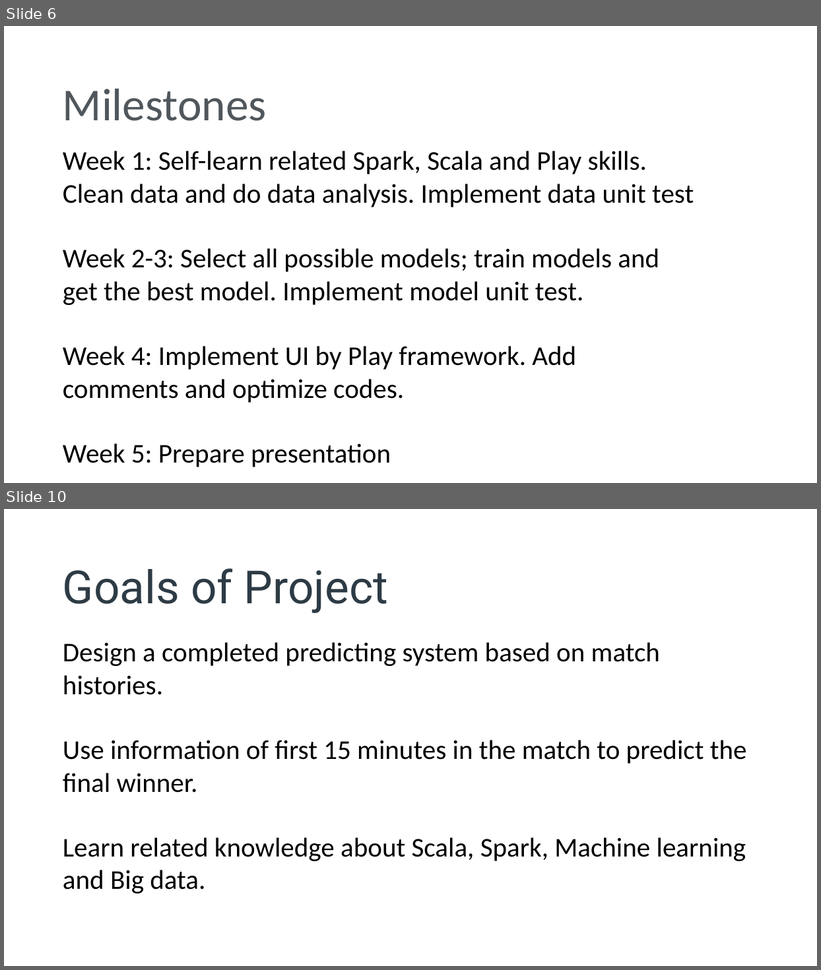
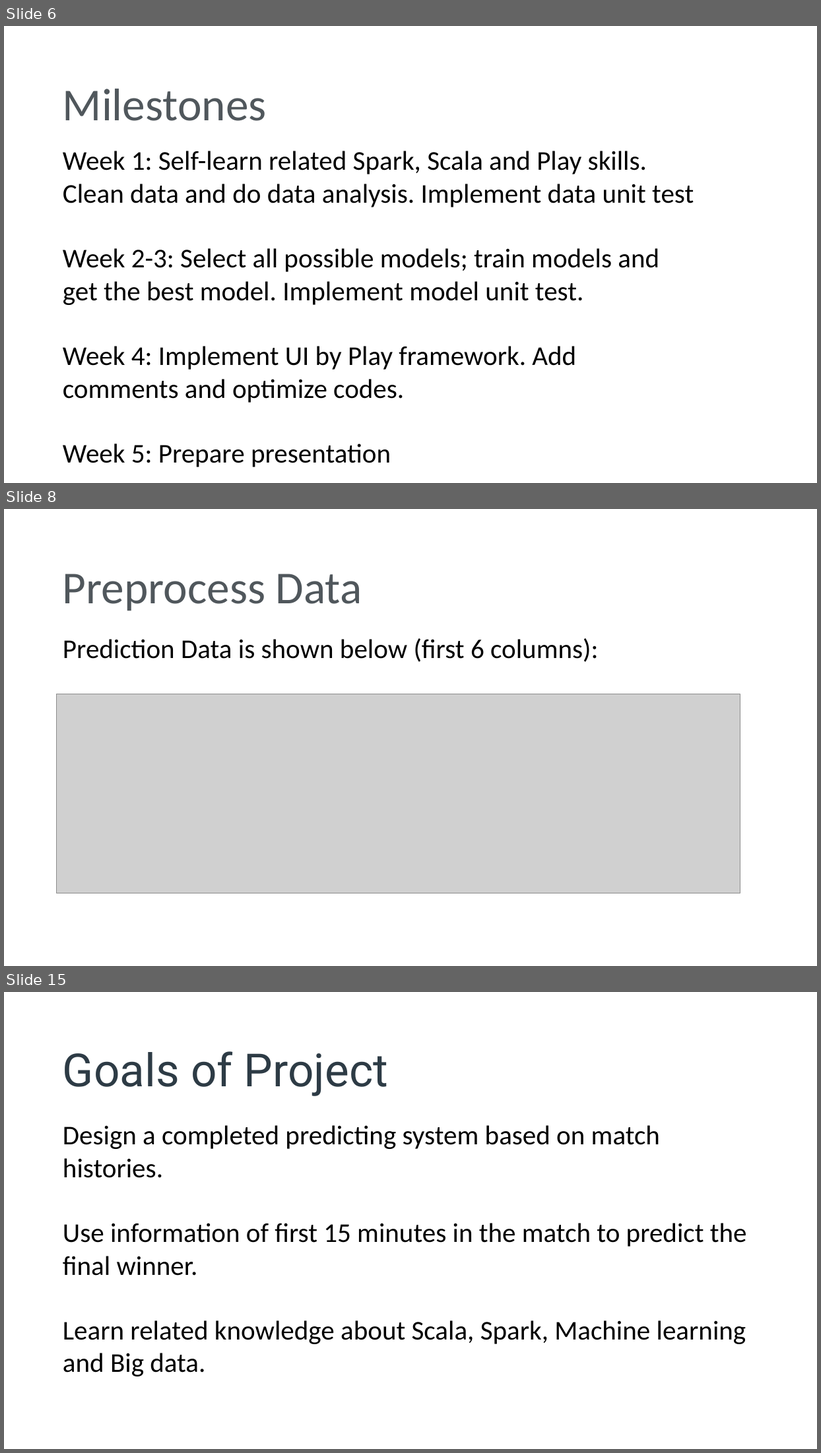
Before and after one commit to yougugugu/CSYE7200_Final_Project_Team7, a slide deck: Predicting Winner of LOL Match(final).pptx. Shown one above the other, each under a label of ours: slides 6 and 10 before the commit, slides 6, 8 and 15 after it; the slides between them are not shown. The pictures are 821x970 and 821x1453 pixels, drawn with LibreOffice and Linux fonts; fonts in the diff are those of the drawing; grey boxes stand for pictures. Boxes give left, top, right and bottom in pixels: in the first picture for what was removed or moved away, otherwise in the second. Text is boxed around its words. In the diff, an @@ line names an element or a change of style, - is before the commit and + after.

```diff
--- a/Predicting Winner of LOL Match(final).pptx
+++ b/Predicting Winner of LOL Match(final).pptx
@@ slide 8 added at box(4, 509, 817, 966), background #FFFFFF @@
@@ text added at box(63, 574, 362, 611), 54 pt, text #50575C @@
+Preprocess Data
@@ text added at box(63, 638, 599, 662), 32 pt, text #000000 @@
+Prediction Data is shown below (first 6 columns):
@@ picture added at box(56, 694, 740, 893) @@
@@ what was slide 10 is now slide 15 @@
```
Also in this commit, not shown: 5 slides changed, 6 other slides added, 1 slide removed, 3 other files.
